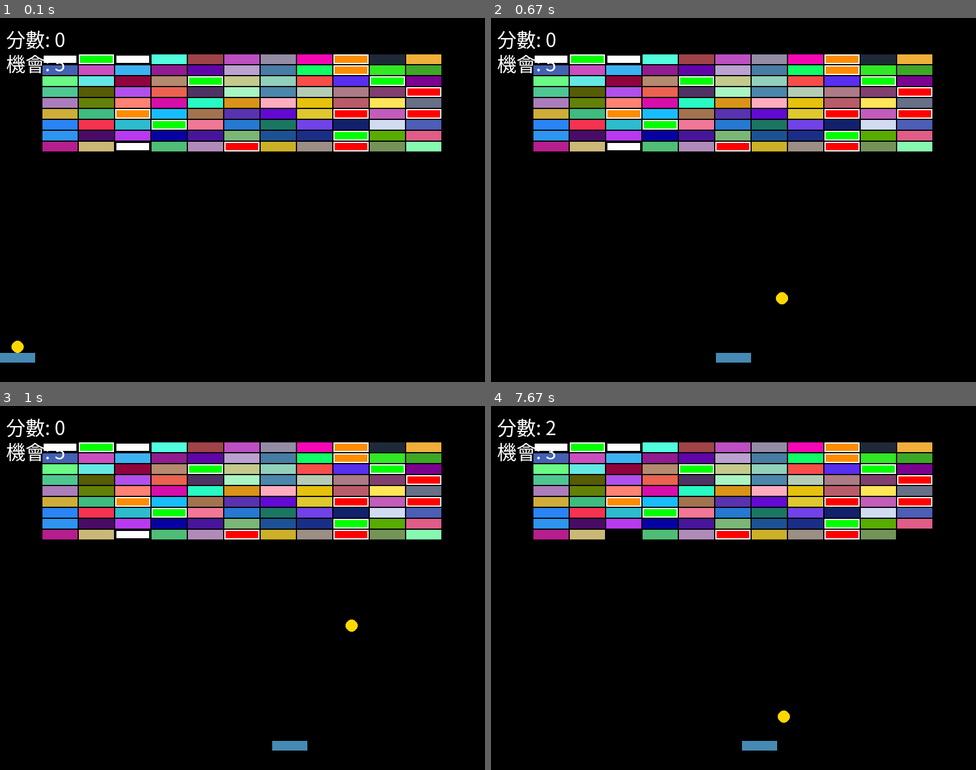
Above: before the commit, frames 1-4 (two rows, left to right).
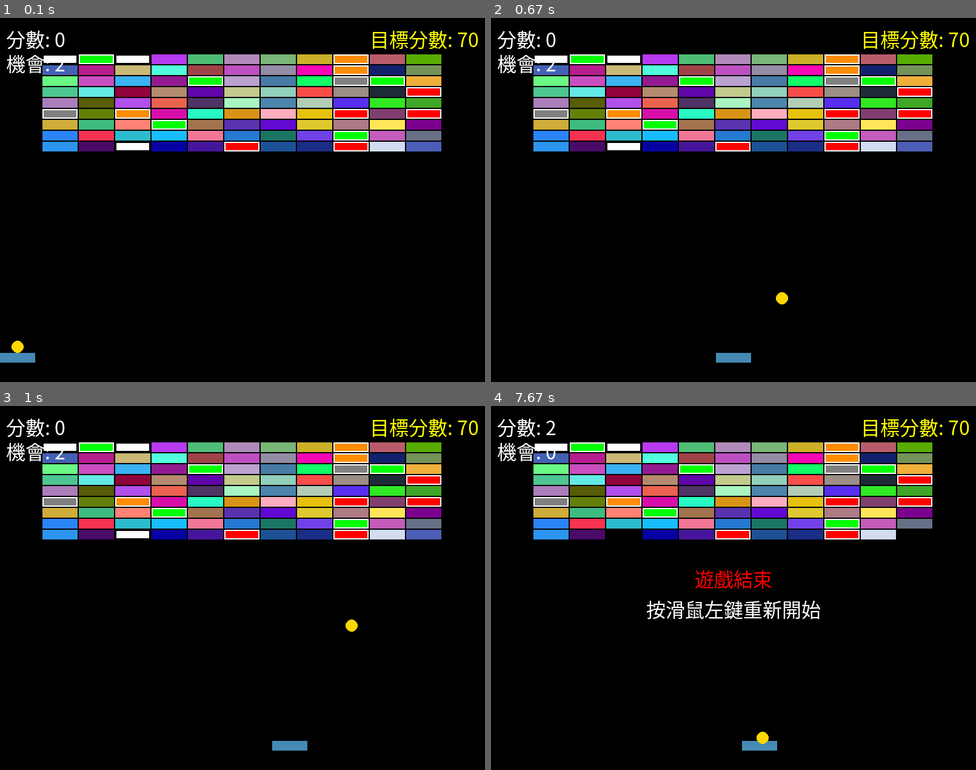
Above: after the commit, the same moments.

Repository: marcus11141/Pygame
Game: pygame game, started from 打磚塊遊戲/class6/prj1.py
Two runs of this game, one before a commit and one after it. Both use one fixed random seed, a clock stepped at 60 frames per second and the inputs below.
Inputs (mouse positions are in pixels of both pictures, inside the frame that each line leads up to):
- Up to frame 1 (0.1 s): no input
- Up to frame 2 (0.67 s): click (733, 200) at 0.38 s
- Up to frame 3 (1 s): click (291, 668) at 0.72 s
- Up to frame 4 (7.67 s): click (912, 715) at 1.05 s; click (617, 515) at 1.38 s; click (733, 631) at 1.72 s; click (830, 558) at 2.05 s; click (903, 682) at 2.38 s; click (578, 624) at 2.72 s; click (592, 518) at 3.05 s; click (757, 486) at 7.52 s

The runs differ from the first frame. In frame 1, 15% of the frame differs, in the area x 8-99%, y 3-37%; in frame 2, 15%; in frame 3, 15%; in frame 4, 16%, in the area x 8-99%, y 3-93%.

Commit message:
feat: 新增干擾彈類型及相關邏輯處理

Diff:
--- a/打磚塊遊戲/class6/prj1.py
+++ b/打磚塊遊戲/class6/prj1.py
@@ -9,7 +9,7 @@
     def __init__(self, x, y, width, height, color, brick_type="normal"):
         """
         初始磚塊
-        brick_type: "normal" 普通, "heal" 治療, "bomb" 爆炸, "flash" 閃光彈, "thermite" 鋁熱彈
+        brick_type: "normal" 普通, "heal" 治療, "bomb" 爆炸, "flash" 閃光彈, "thermite" 鋁熱彈, "jammer" 干擾彈
         """
         self.rect = pygame.Rect(x, y, width, height)
         self.color = color
@@ -30,6 +30,9 @@
             elif self.type == "thermite":
                 pygame.draw.rect(display_area, (255, 140, 0), self.rect)
                 pygame.draw.rect(display_area, (255, 255, 255), self.rect, 2)
+            elif self.type == "jammer":
+                pygame.draw.rect(display_area, (128, 128, 128), self.rect)
+                pygame.draw.rect(display_area, (255, 255, 255), self.rect, 2)
             else:
                 pygame.draw.rect(display_area, self.color, self.rect)
 
@@ -75,6 +78,7 @@
         pad: 底板物件\n
         """
         global score, lives, flash_active, flash_start_time
+        global jammer_active, jammer_x, jammer_slide_count
         # 檢查是否碰到邊界
         if self.x - self.radius <= 0 or self.x + self.radius >= bg_x:
             self.speed_x = -self.speed_x
@@ -107,12 +111,16 @@
                     elif brick.type == "flash":
                         flash_active = True
                         flash_start_time = pygame.time.get_ticks()
-                        # 同時觸發閃光彈與誘餌彈效果（畫面震動）
                         global decoy_active, decoy_start_time
                         decoy_active = True
                         decoy_start_time = pygame.time.get_ticks()
                     elif brick.type == "thermite":
                         add_bombs(bricks, 3)
+                    elif brick.type == "jammer":
+                        jammer_active = True
+                        jammer_x = bg_x
+                        global jammer_slide_count
+                        jammer_slide_count = 0
                     score += 1
                     if (
                         self.x < brick.rect.x
@@ -160,10 +168,10 @@
     bomb_count,
     flash_count,
     thermite_count,
+    jammer_count,
     bricks_row,
     bricks_col,
 ):
-    # 先產生所有位置
     positions = [(col, row) for col in range(bricks_col) for row in range(bricks_row)]
     random.shuffle(positions)
     heal_pos = set(positions[:heal_count])
@@ -181,7 +189,18 @@
             + thermite_count
         ]
     )
-    # 建立型態列表
+    jammer_pos = set(
+        positions[
+            heal_count
+            + bomb_count
+            + flash_count
+            + thermite_count : heal_count
+            + bomb_count
+            + flash_count
+            + thermite_count
+            + jammer_count
+        ]
+    )
     type_map = {}
     for pos in heal_pos:
         type_map[pos] = "heal"
@@ -191,6 +210,8 @@
         type_map[pos] = "flash"
     for pos in thermite_pos:
         type_map[pos] = "thermite"
+    for pos in jammer_pos:
+        type_map[pos] = "jammer"
     types = []
     for col in range(bricks_col):
         for row in range(bricks_row):
@@ -199,9 +220,9 @@
     return types
 
 
-# 產生磚塊時分配5個治療、5個爆炸、3個閃光彈、3個鋁熱彈，其餘普通
+# 產生磚塊時分配5個治療、5個爆炸、3個閃光彈、3個鋁熱彈、2個干擾彈，其餘普通
 total_bricks = bricks_row * bricks_col
-brick_types = generate_brick_types(total_bricks, 5, 5, 3, 3, bricks_row, bricks_col)
+brick_types = generate_brick_types(total_bricks, 5, 5, 3, 3, 2, bricks_row, bricks_col)
 idx = 0
 for col in range(bricks_col):
     for row in range(bricks_row):
@@ -217,6 +238,8 @@
             color = (255, 255, 255)
         elif brick_type == "thermite":
             color = (255, 140, 0)
+        elif brick_type == "jammer":
+            color = (128, 128, 128)
         else:
             color = (
                 random.randint(0, 255),
@@ -231,7 +254,7 @@
 font_path = "C:/Windows/Fonts/msjh.ttc"
 font = pygame.font.Font(font_path, 32)  # 設定字體與大小
 score = 0  # 分數初始化
-lives = 5  # 新增：剩餘機會（改成5）
+lives = 2  # 新增：剩餘機會（改成2）
 game_over = False  # 新增：遊戲結束狀態
 
 # 新增：初始化閃光彈狀態與持續時間
@@ -244,15 +267,24 @@
 decoy_start_time = 0
 DECOY_DURATION = 1000  # 毫秒
 
+# 新增：干擾彈狀態
+jammer_active = False
+jammer_x = None
+JAMMER_SPEED = 20
+JAMMER_DURATION = 60  # 干擾彈滑入幀數
+
 
 def reset_game():
     global score, lives, game_over, bricks, ball, pad
+    global decoy_active, decoy_start_time, jammer_active, jammer_x, jammer_slide_count
     score = 0
-    lives = 5  # 重設時也改成5
+    lives = 2  # 重設時也改成2
     game_over = False
     bricks.clear()
     total_bricks = bricks_row * bricks_col
-    brick_types = generate_brick_types(total_bricks, 5, 5, 3, 3, bricks_row, bricks_col)
+    brick_types = generate_brick_types(
+        total_bricks, 5, 5, 3, 3, 2, bricks_row, bricks_col
+    )
     idx = 0
     for col in range(bricks_col):
         for row in range(bricks_row):
@@ -283,6 +315,12 @@
     ball.speed_x = 5
     ball.speed_y = -5
     ball.is_moving = False
+    # 重設特殊效果狀態
+    decoy_active = False
+    decoy_start_time = 0
+    jammer_active = False
+    jammer_x = None
+    jammer_slide_count = 0
 
 
 def add_bombs(bricks, count):
@@ -405,12 +443,15 @@
     # 顯示剩餘機會
     lives_surface = font.render(f"機會: {lives}", True, (255, 255, 255))
     screen.blit(lives_surface, (10, 50))
+    # 右上角目標分數
+    target_surface = font.render("目標分數: 70", True, (255, 255, 0))
+    screen.blit(target_surface, (bg_x - target_surface.get_width() - 10, 10))
 
     pad.draw(screen)
     ball.draw(screen)  # 繪製球
 
     # 勝利判斷
-    if score >= 60 and not game_over:
+    if score >= 70 and not game_over:
         game_over = True
         win = True
     else:
@@ -443,4 +484,23 @@
         else:
             flash_active = False
 
+    # 干擾彈效果
+    if jammer_active:
+        if "jammer_slide_count" not in globals():
+            jammer_slide_count = 0
+        jammer_x -= JAMMER_SPEED
+        jammer_slide_count += 1
+        # 畫滿屏的666
+        jammer_font = pygame.font.Font(font_path, 80)
+        for y in range(0, bg_y, 80):
+            for x in range(jammer_x, bg_x, 120):
+                text = jammer_font.render("666", True, (255, 0, 0))
+                screen.blit(text, (x, y))
+        pygame.display.update()
+        if jammer_x <= -bg_x or jammer_slide_count > JAMMER_DURATION:
+            jammer_active = False
+            jammer_x = None
+            jammer_slide_count = 0
+        continue
+
     pygame.display.update()  # 更新視窗
Not shown, added: 開發步驟.md
